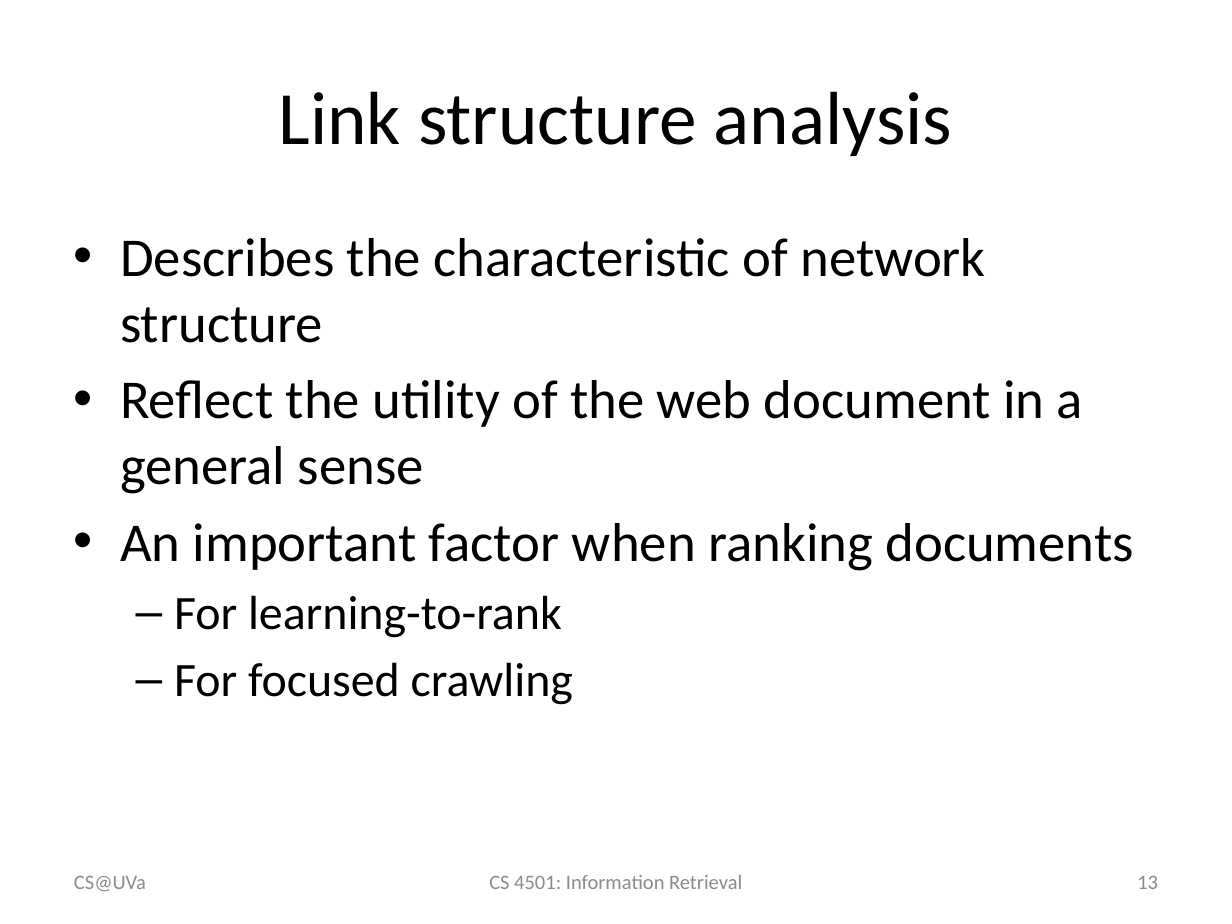
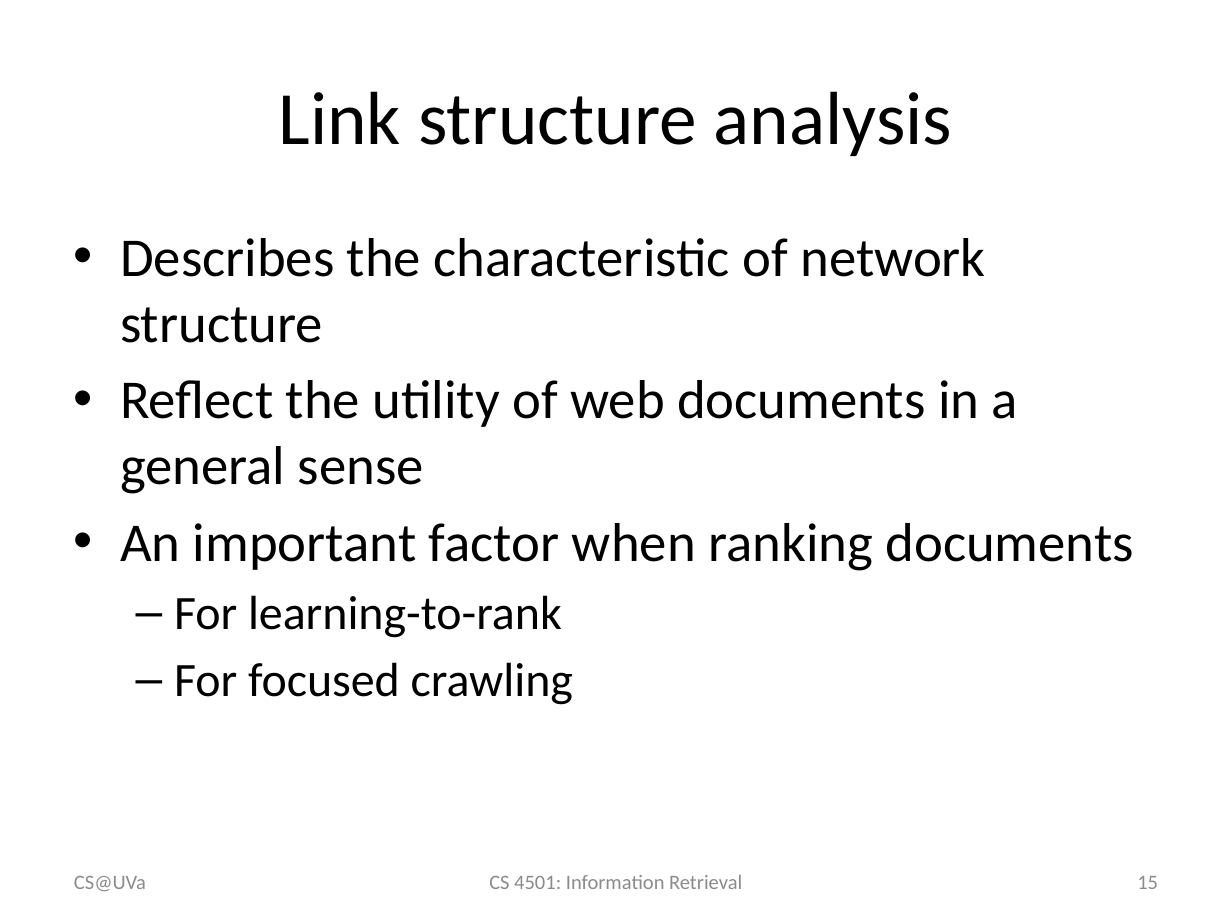
Before and after one commit to wang296/IR2015, a slide deck: slide 15 of docs/Link Analysis.pptx (slide 13 before the commit). Drawn at 1232x924 pixels with LibreOffice and Linux fonts; fonts in the diff are those of the drawing. Boxes give left, top, right and bottom in pixels: in the first picture for what was removed or moved away, otherwise in the second. Text is boxed around its words. In the diff, an @@ line names an element or a change of style, - is before the commit and + after.

Commit message:
link analysis

```diff
--- a/docs/Link Analysis.pptx
+++ b/docs/Link Analysis.pptx
@@ text at bbox=[120, 380, 1018, 494]: text changed @@
-• Reflect the utility of the web document in a general sense
+• Reflect the utility of web documents in a general sense
@@ page number at bbox=[1137, 876, 1158, 889]: text changed @@
-13
+15
```
Also in this commit, not shown: 6 other slides changed, 2 slides added, 1 other file.
